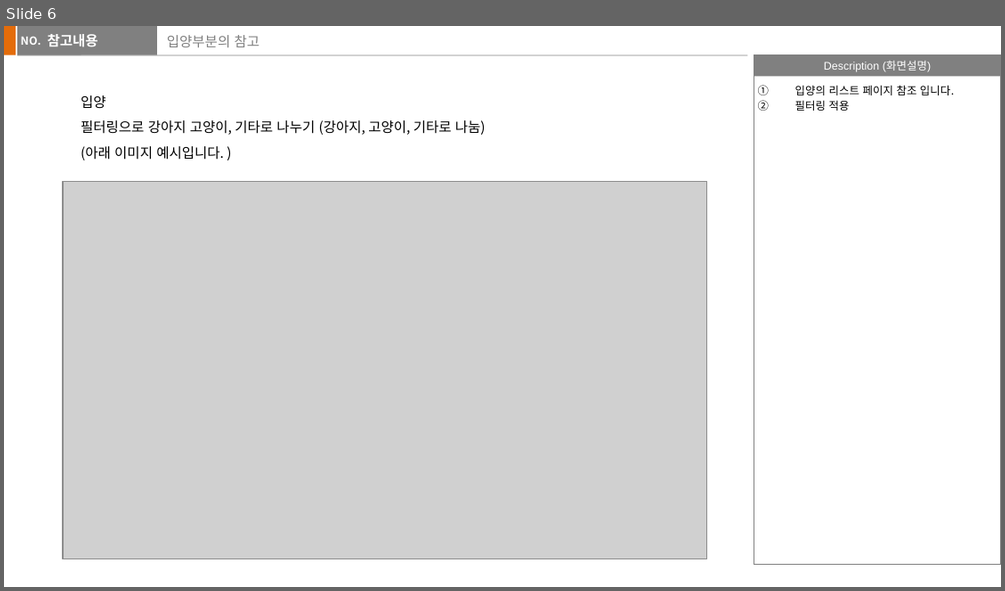
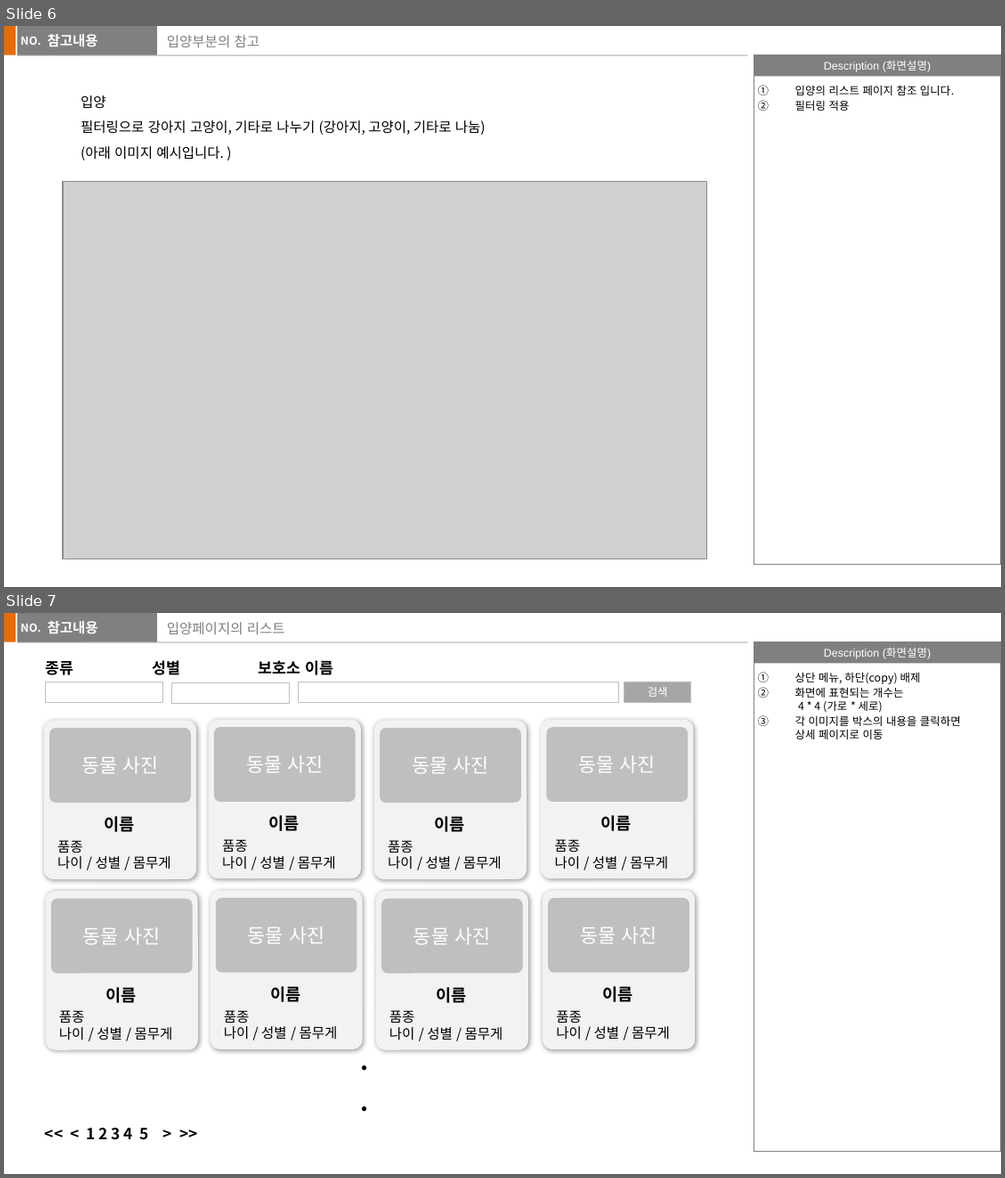
Before and after one commit to jaemikim/Notes, a slide deck: 기획문서/보보 (가칭)_v1.pptx. Shown one above the other, each under a label of ours: slide 6 before the commit, slides 6 and 7 after it. The pictures are 1005x591 and 1005x1178 pixels, drawn with LibreOffice and Linux fonts; fonts in the diff are those of the drawing; grey boxes stand for pictures; background and template pictures are left out. Boxes give left, top, right and bottom in pixels: in the first picture for what was removed or moved away, otherwise in the second. Text is boxed around its words. In the diff, an @@ line names an element or a change of style, - is before the commit and + after.

```diff
--- a/기획문서/보보 (가칭)_v1.pptx
+++ b/기획문서/보보 (가칭)_v1.pptx
@@ slide 7 added at (4, 613, 1001, 1174), background #FFFFFF; not listed: 6 template elements that a slide beside it also shows @@
@@ text added at (48, 621, 98, 634), 10 pt, text #FFFFFF, bold @@
+참고내용
@@ title added at (167, 622, 285, 634), 10 pt, text #808080 @@
+입양페이지의 리스트
@@ text added at (46, 660, 333, 675), 11.1 pt, text #000000, bold @@
+종류 성별 보호소 이름
@@ rectangle added at (45, 682, 162, 703), fill #FFFFFF, outline #BFBFBF 0.5 pt @@
@@ rectangle added at (171, 682, 289, 704), fill #FFFFFF, outline #BFBFBF 0.5 pt @@
@@ rectangle added at (298, 682, 619, 703), fill #FFFFFF, outline #BFBFBF 0.5 pt @@
@@ rectangle added at (624, 682, 691, 703), fill #A6A6A6, outline #BFBFBF 0.5 pt, 8 pt, text #FFFFFF @@
+검색
@@ text added at (795, 672, 961, 739), 8 pt, text #000000 @@
+1. 상단 메뉴, 하단(copy) 배제
+2. 화면에 표현되는 개수는
+   4 * 4 (가로 * 세로)
+3. 각 이미지를 박스의 내용을 클릭하면
+   상세 페이지로 이동
@@ group added at (44, 721, 196, 880): 2 rounded rectangles, 2 texts @@
+동물 사진
+이름
+품종
+나이 / 성별 / 몸무게
@@ group added at (209, 720, 361, 879): 2 rounded rectangles, 2 texts @@
+동물 사진
+이름
+품종
+나이 / 성별 / 몸무게
@@ group added at (374, 721, 526, 880): 2 rounded rectangles, 2 texts @@
+동물 사진
+이름
+품종
+나이 / 성별 / 몸무게
@@ group added at (542, 720, 694, 879): 2 rounded rectangles, 2 texts @@
+동물 사진
+이름
+품종
+나이 / 성별 / 몸무게
@@ group added at (46, 891, 198, 1051): 2 rounded rectangles, 2 texts @@
+동물 사진
+이름
+품종
+나이 / 성별 / 몸무게
@@ group added at (210, 890, 363, 1050): 2 rounded rectangles, 2 texts @@
+동물 사진
+이름
+품종
+나이 / 성별 / 몸무게
@@ group added at (376, 891, 528, 1051): 2 rounded rectangles, 2 texts @@
+동물 사진
+이름
+품종
+나이 / 성별 / 몸무게
@@ group added at (542, 890, 695, 1050): 2 rounded rectangles, 2 texts @@
+동물 사진
+이름
+품종
+나이 / 성별 / 몸무게
@@ text added at (80, 1044, 649, 1104), 18 pt, text #000000, bold @@
+.
+.
@@ text added at (86, 1127, 149, 1140), 11.1 pt, text #000000, bold @@
+<< < 1 2 3 4 5 > >>
```
Also in this commit, not shown: 1 other slide added, 2 other files.
